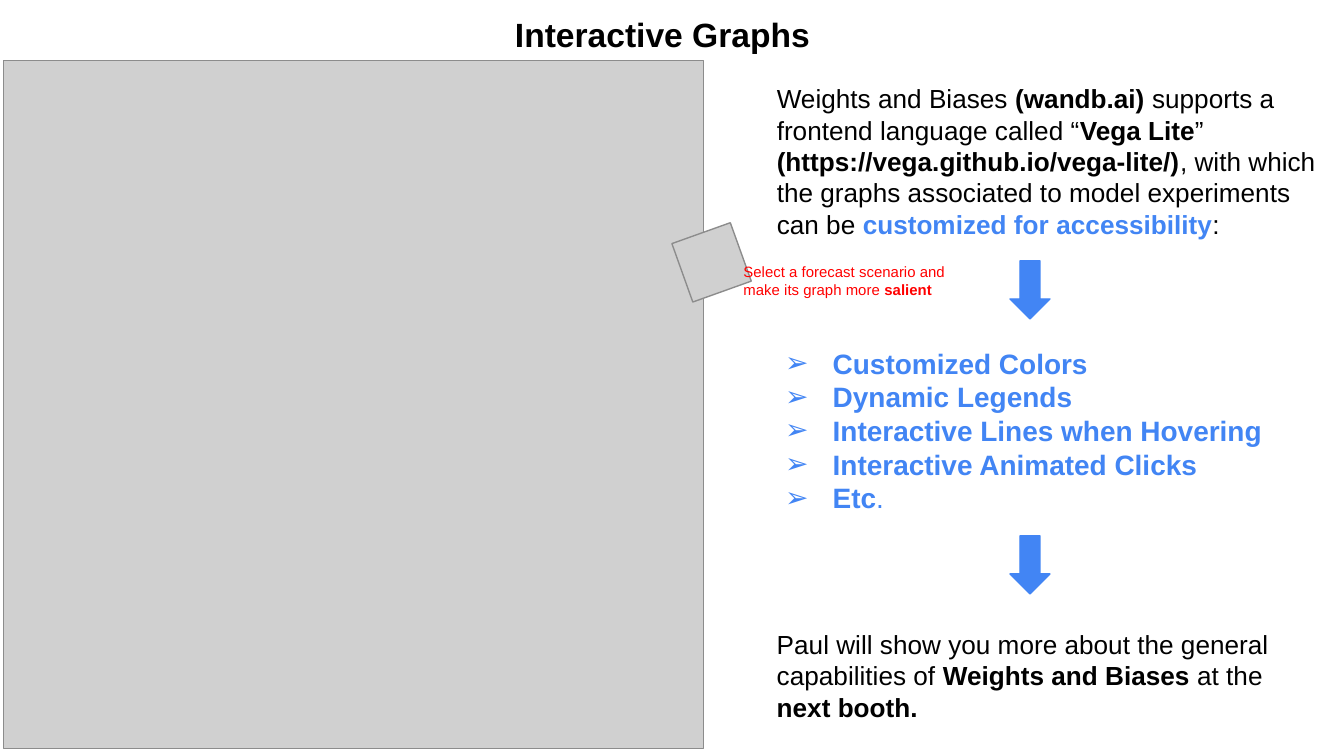
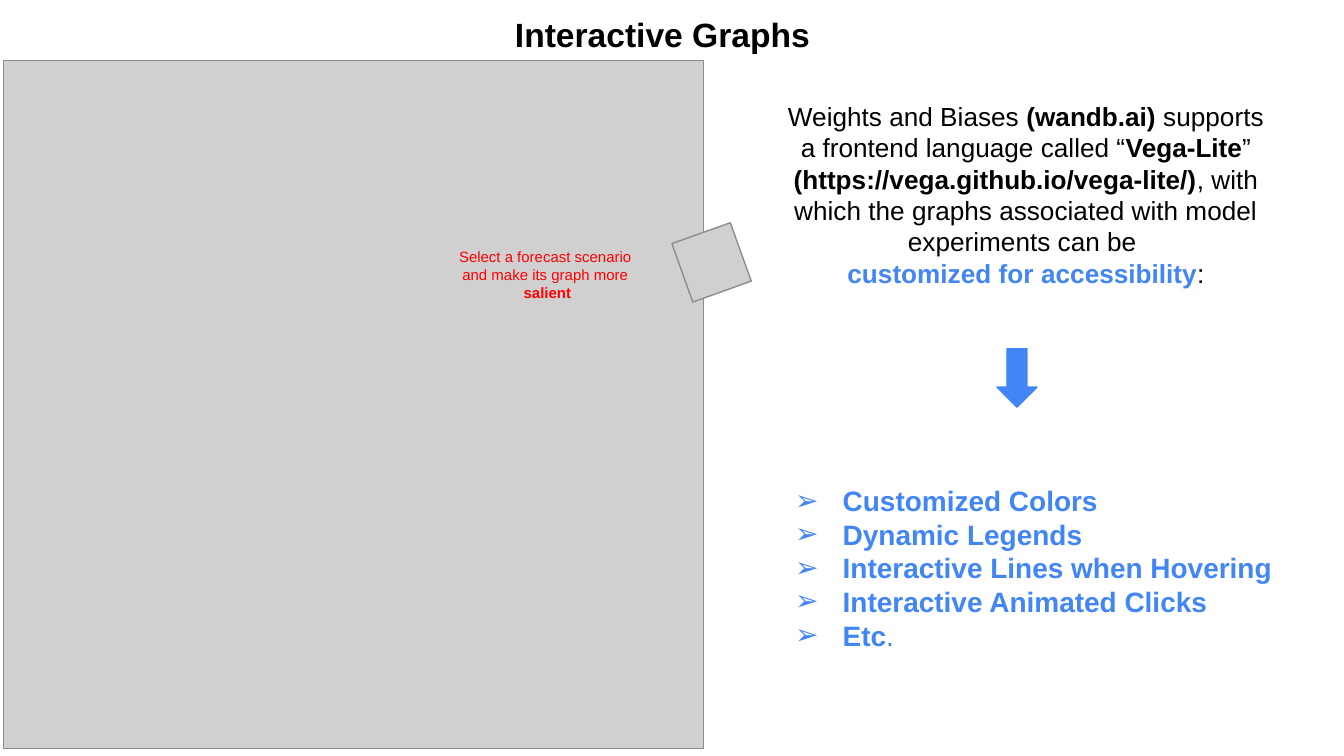
Before and after one commit to ducspe/learning-and-accessibility-tools, a slide deck: slide 5 of ExtraMaterial/LearningAndAccessibilityTools_Presentation.pptx. Drawn at 1344x756 pixels with LibreOffice and Linux fonts; fonts in the diff are those of the drawing; grey boxes stand for pictures. Boxes give left, top, right and bottom in pixels: in the first picture for what was removed or moved away, otherwise in the second. Text is boxed around its words. In the diff, an @@ line names an element or a change of style, - is before the commit and + after.

```diff
--- a/ExtraMaterial/LearningAndAccessibilityTools_Presentation.pptx
+++ b/ExtraMaterial/LearningAndAccessibilityTools_Presentation.pptx
@@ text at bbox=[788, 107, 1263, 289]: text changed @@
-Weights and Biases (wandb.ai) supports a frontend language called “Vega Lite” (https://vega.github.io/vega-lite/), with which the graphs associated to model experiments can be customized for accessibility:
+Weights and Biases (wandb.ai) supports a frontend language called “Vega-Lite” (https://vega.github.io/vega-lite/), with which the graphs associated with model experiments can be
+customized for accessibility:
@@ text at bbox=[459, 251, 632, 298]: text changed @@
-Select a forecast scenario and make its graph more salient
+Select a forecast scenario
+and make its graph more
+salient
@@ down arrow: place and size @@
-down arrow at bbox=[1009, 261, 1050, 319]
+down arrow at bbox=[997, 349, 1038, 407]
@@ text "Customized Colors": place and size @@
-text "Customized Colors" at bbox=[833, 353, 1261, 509]
+text "Customized Colors" at bbox=[843, 490, 1271, 647]
@@ down arrow removed at bbox=[1009, 536, 1050, 594] @@
@@ text removed at bbox=[777, 635, 1268, 718] @@
-Paul will show you more about the general capabilities of Weights and Biases at the next booth.
```
Also in this commit, not shown: 5 other slides changed, 1 slide added, 4 other files.
